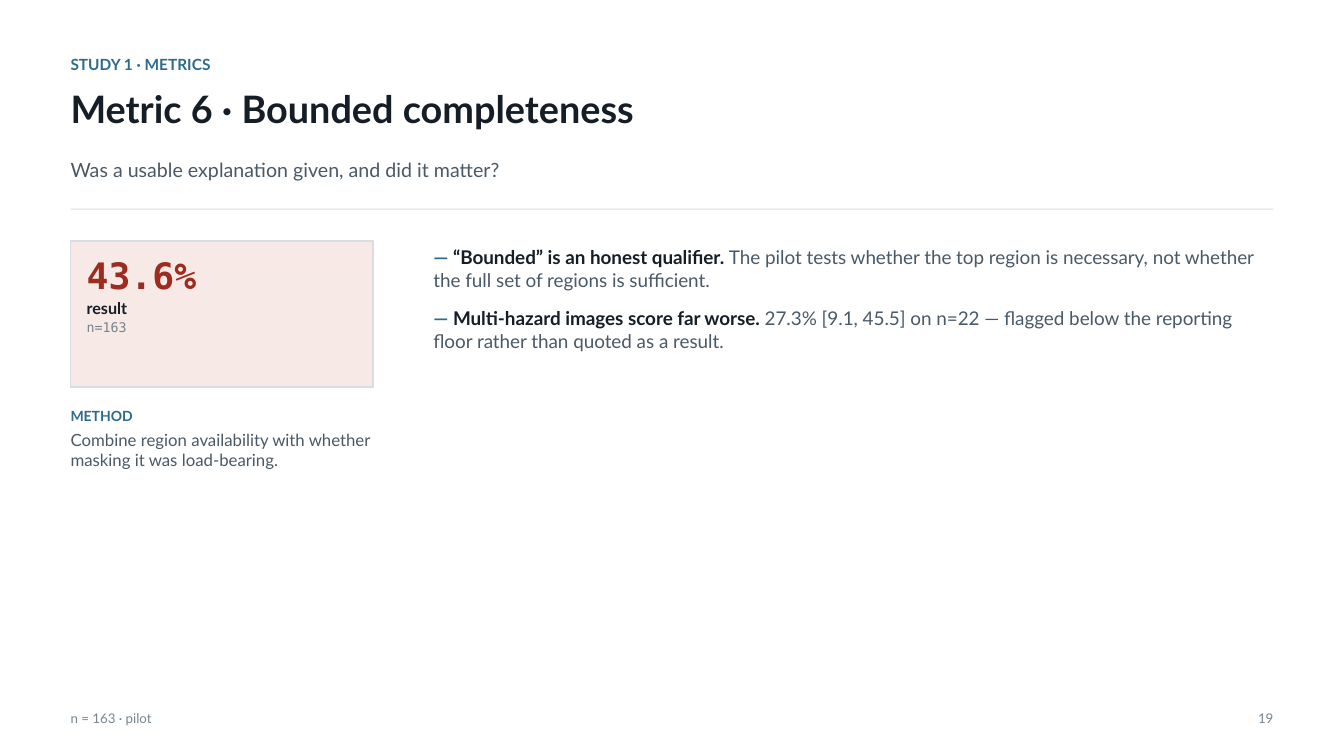
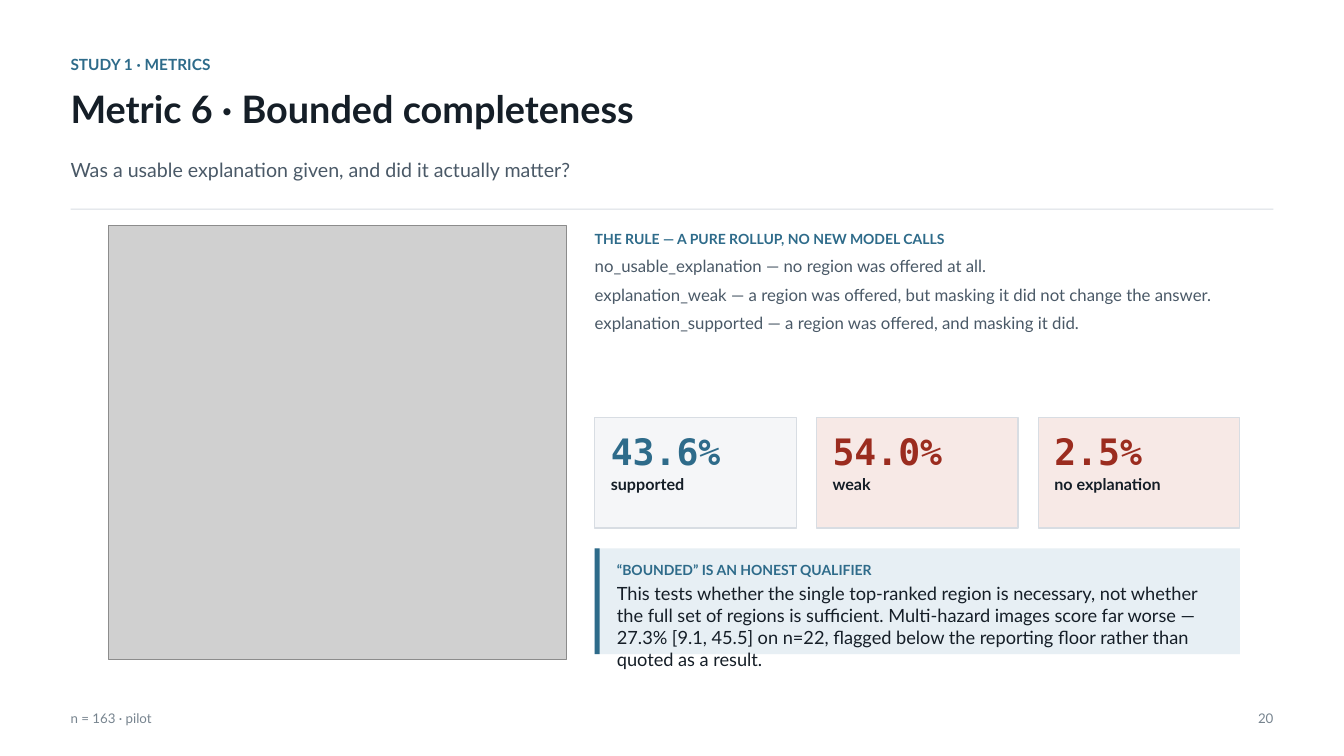
Before and after one commit to kamrul28890/Explainable-AI-for-CM, a slide deck: slide 20 of deck/Construction-VLM-XAI.pptx (slide 19 before the commit). Drawn at 1344x756 pixels with LibreOffice and Linux fonts; fonts in the diff are those of the drawing; grey boxes stand for pictures. Boxes give left, top, right and bottom in pixels: in the first picture for what was removed or moved away, otherwise in the second. Text is boxed around its words. In the diff, an @@ line names an element or a change of style, - is before the commit and + after.

```diff
--- a/deck/Construction-VLM-XAI.pptx
+++ b/deck/Construction-VLM-XAI.pptx
@@ text at [71, 162, 570, 181]: text changed @@
-Was a usable explanation given, and did it matter?
+Was a usable explanation given, and did it actually matter?
@@ picture added at [109, 226, 567, 659] @@
@@ text added at [595, 233, 1211, 332], 12 pt, text #4A5967 @@
+THE RULE — A PURE ROLLUP, NO NEW MODEL CALLS
+no_usable_explanation — no region was offered at all.
+explanation_weak — a region was offered, but masking it did not change the answer.
+explanation_supported — a region was offered, and masking it did.
@@ rectangle removed at [71, 241, 373, 387] @@
@@ text removed at [87, 262, 197, 332] @@
-43.6%
-result
-n=163
@@ text removed at [71, 410, 371, 469] @@
-METHOD
-Combine region availability with whether masking it was load-bearing.
@@ rectangle added at [595, 417, 797, 528], fill #F5F6F8, outline #D8DDE3 1 pt @@
@@ rectangle added at [817, 417, 1018, 528], fill #F7E9E6, outline #D8DDE3 1 pt @@
@@ rectangle added at [1038, 417, 1240, 528], fill #F7E9E6, outline #D8DDE3 1 pt @@
@@ text added at [611, 438, 721, 493], 11.5 pt, text #151E27, bold @@
+43.6%
+supported
@@ text added at [833, 438, 943, 490], 26 pt, text #9B2C1F, bold @@
+54.0%
+weak
@@ text added at [1054, 438, 1161, 493], 11.5 pt, text #151E27, bold @@
+2.5%
+no explanation
@@ rectangle added at [595, 548, 1240, 654], fill #E7EFF4 @@
@@ rectangle added at [595, 548, 600, 654], fill #2E6B8A @@
@@ text at [617, 564, 1198, 669]: text changed; size 13.5 to 13 pt; text colour #4A5967 to #151E27 @@
-— “Bounded” is an honest qualifier. The pilot tests whether the top region is necessary, not whether the full set of regions is sufficient.
-— Multi-hazard images score far worse. 27.3% [9.1, 45.5] on n=22 — flagged below the reporting floor rather than quoted as a result.
+“BOUNDED” IS AN HONEST QUALIFIER
+This tests whether the single top-ranked region is necessary, not whether the full set of regions is sufficient. Multi-hazard images score far worse — 27.3% [9.1, 45.5] on n=22, flagged below the reporting floor rather than quoted as a result.
@@ text at [1258, 713, 1273, 723]: text changed @@
-19
+20
```
Also in this commit, not shown: 32 other slides changed, 4 slides added, 10 other files.
